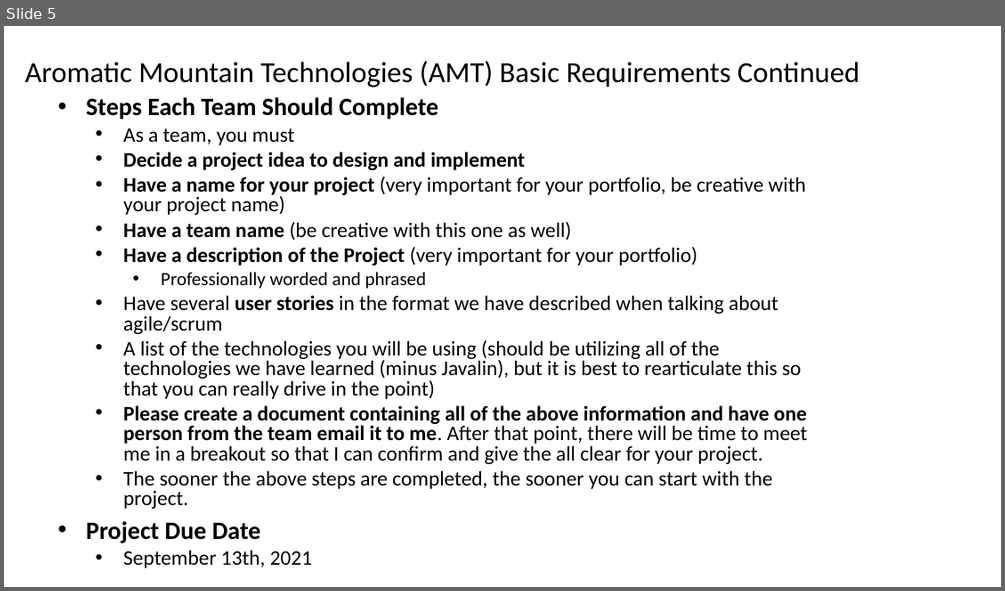
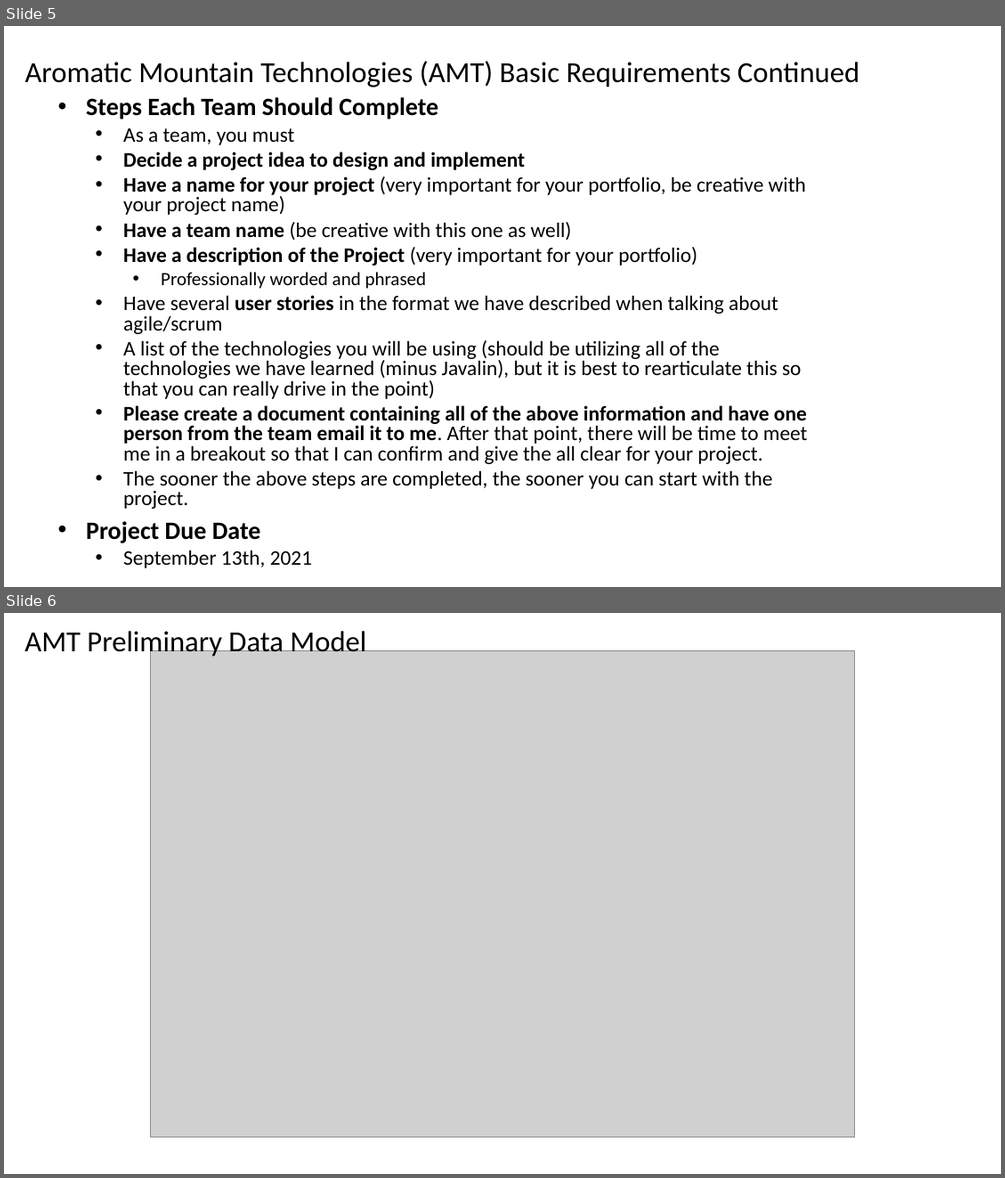
Before and after one commit to tlw8253/Aromatic-Mountain-Technologies-BE, a slide deck: docs/AMT.pptx. Shown one above the other, each under a label of ours: slide 5 before the commit, slides 5 and 6 after it. The pictures are 1005x591 and 1005x1178 pixels, drawn with LibreOffice and Linux fonts; fonts in the diff are those of the drawing; grey boxes stand for pictures. Boxes give left, top, right and bottom in pixels: in the first picture for what was removed or moved away, otherwise in the second. Text is boxed around its words. In the diff, an @@ line names an element or a change of style, - is before the commit and + after.

```diff
--- a/docs/AMT.pptx
+++ b/docs/AMT.pptx
@@ slide 6 added at [4,613,1001,1174], background #FFFFFF @@
@@ text added at [24,631,366,658], 28 pt, text #000000 @@
+AMT Preliminary Data Model
@@ picture added at [151,650,855,1136] @@
```
Also in this commit, not shown: 2 other slides added, 1 slide removed, 3 other files.
